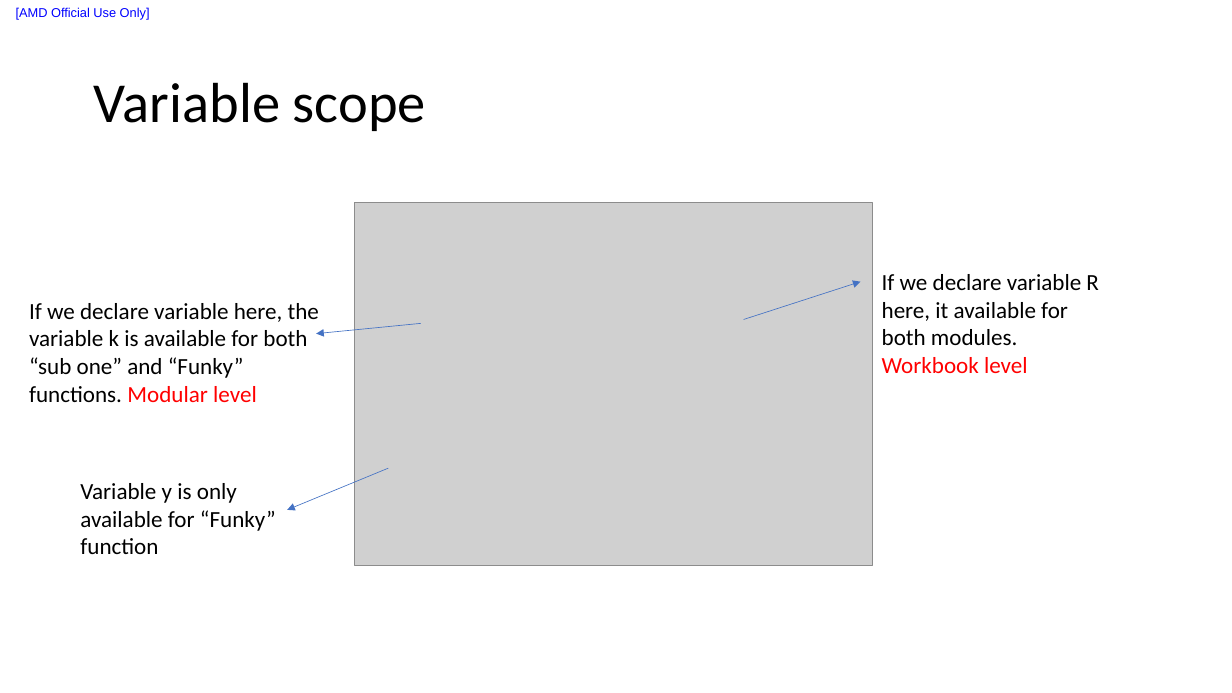
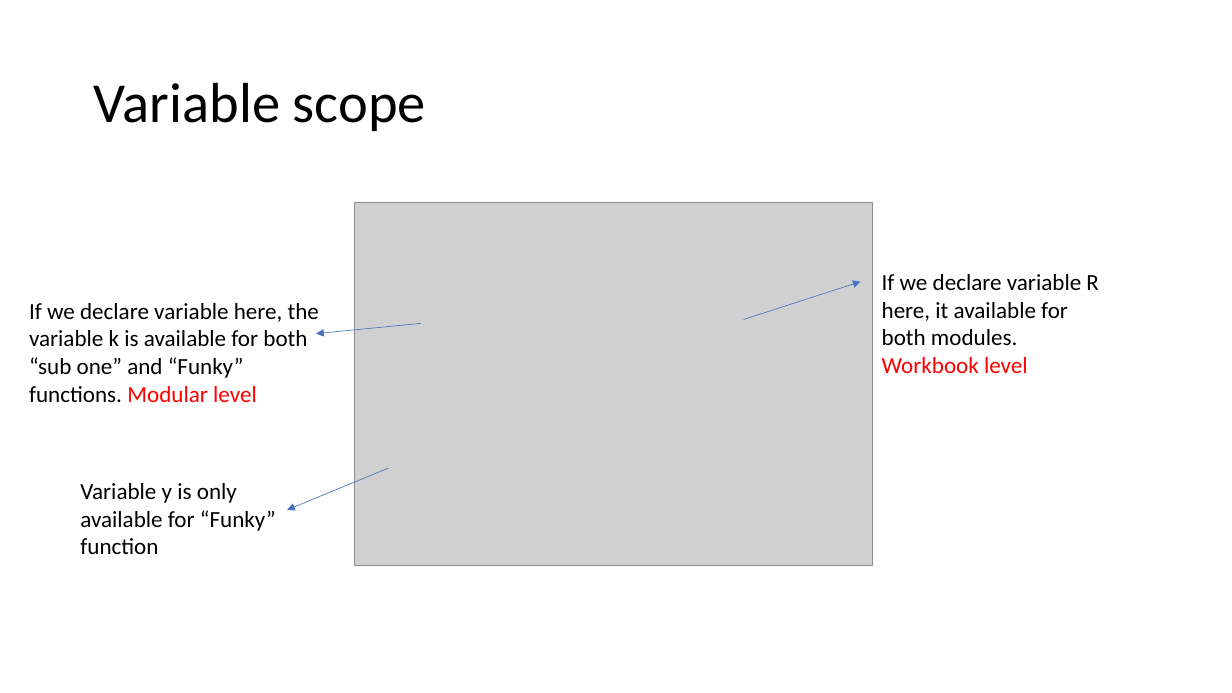
Before and after one commit to liuxu-github-ui/Excel, a slide deck: slide 14 of VBA.pptx (slide 12 before the commit). Drawn at 1232x693 pixels with LibreOffice and Linux fonts; fonts in the diff are those of the drawing; grey boxes stand for pictures. Boxes give left, top, right and bottom in pixels: in the first picture for what was removed or moved away, otherwise in the second. Text is boxed around its words. In the diff, an @@ line names an element or a change of style, - is before the commit and + after.

```diff
--- a/VBA.pptx
+++ b/VBA.pptx
@@ text removed at (16, 7, 150, 20) @@
-[AMD Official Use Only]
```
Also in this commit, not shown: 11 other slides changed, 5 slides added, 1 slide removed, 37 other files.
